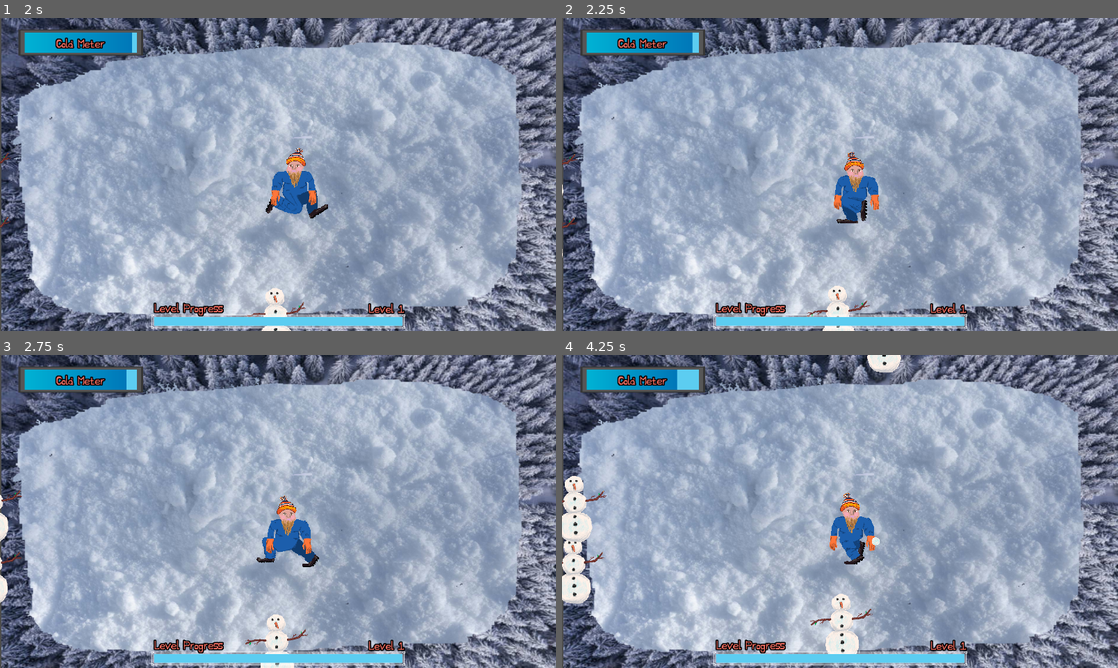
Above: before the commit, frames 1-4 (two rows, left to right).
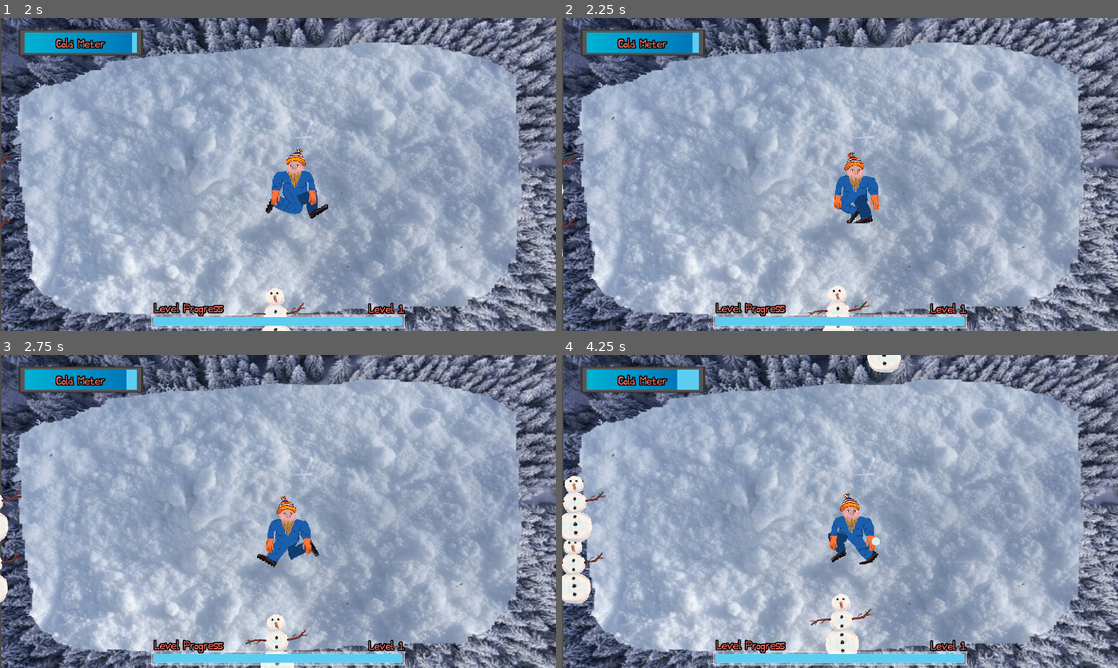
Above: after the commit, the same moments.

Repository: Parker-Vetter/snow-man-brawl
Game: Godot game, scene res://SceneManager/SceneManager.tscn
The game is run twice, just before and just after one commit, with the same random seed, the same clock (stepped at 60 frames per second) and the same inputs.
Inputs (mouse positions are in pixels of both pictures, inside the frame that each line leads up to):
- Up to frame 1 (2 s): click "Start game" at 0.5 s; click "Fight" at 1.25 s
- Up to frame 2 (2.25 s): move the mouse to (812, 237) at 2.02 s; hold Space (Shoot) from 2.03 s (still down); click (812, 237) at 2.17 s
- Up to frame 3 (2.75 s): keep holding Space (Shoot)
- Up to frame 4 (4.25 s): move the mouse to (1006, 558) at 2.77 s; release Space (Shoot) at 2.78 s; tap Space (Shoot) at 2.85 s; click (1006, 558) at 2.92 s; move the mouse to (673, 464) at 3.52 s; hold Space (Shoot) from 3.53 s (still down); click (673, 464) at 3.67 s

Frame 1 is identical in both runs. In frame 2, 0.3% of the frame differs, in the area x 49-56%, y 53-66%; in frame 3, 0.4%; in frame 4, 0.5%, in the area x 47-57%, y 51-67%.

Commit message:
run animation increases with player walk spd upgrades

Diff:
--- a/MainGame/Scripts/player.gd
+++ b/MainGame/Scripts/player.gd
@@ -139,9 +139,11 @@
 		armSpriteL.flip_h = true
 
 	#play run or idle animation
+	const BASE_MOVE_SPEED: float = 100.0
 	if velocity.length() > 0:
 		sprite.play("run")
-		sprite.speed_scale = velocity.length() / maxSpeed * 2.0
+		var animScale = sqrt(velocity.length() / BASE_MOVE_SPEED) * 2.0
+		sprite.speed_scale = clamp(animScale, 0.5, 4.0)
 	else:
 		sprite.play("idle")
 		sprite.speed_scale = 1.0
--- a/project.godot
+++ b/project.godot
@@ -23,7 +23,7 @@
 
 window/size/viewport_width=1920
 window/size/viewport_height=1080
-window/size/resizable=false
+window/size/mode=2
 window/stretch/mode="viewport"
 
 [dotnet]
